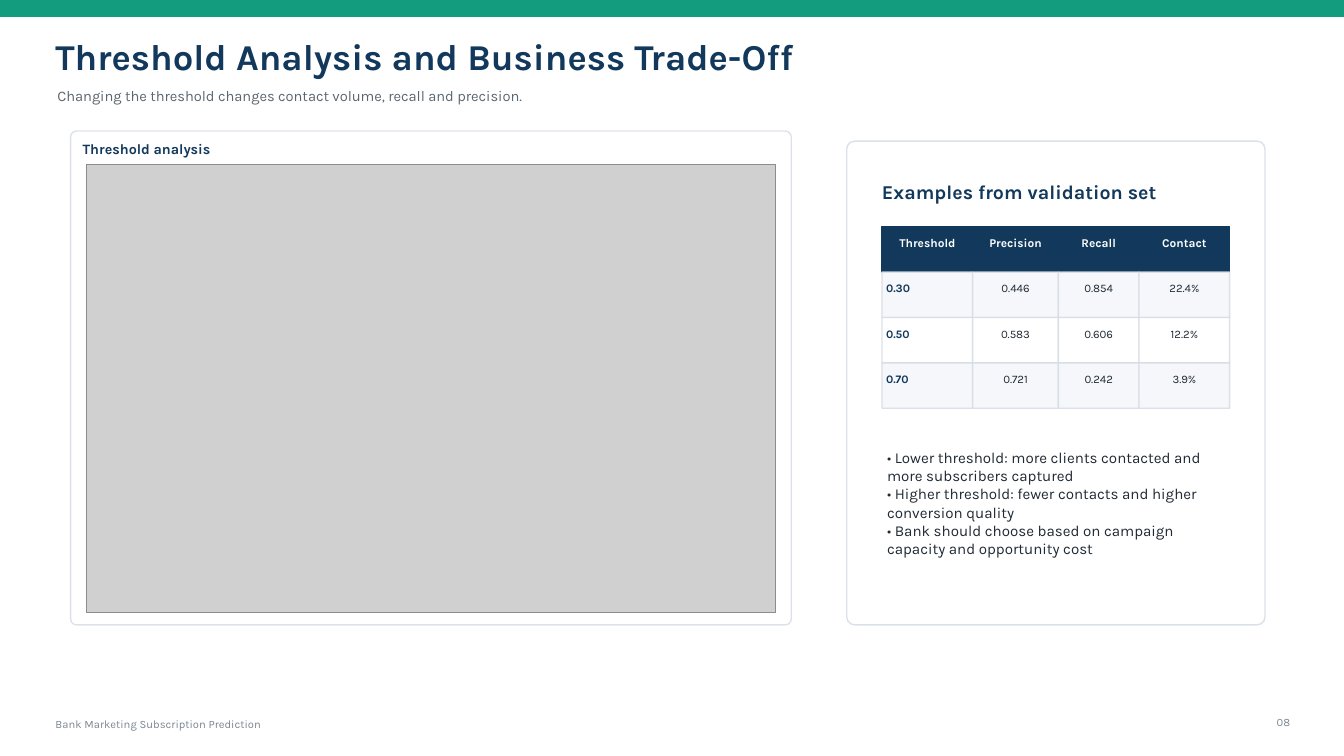
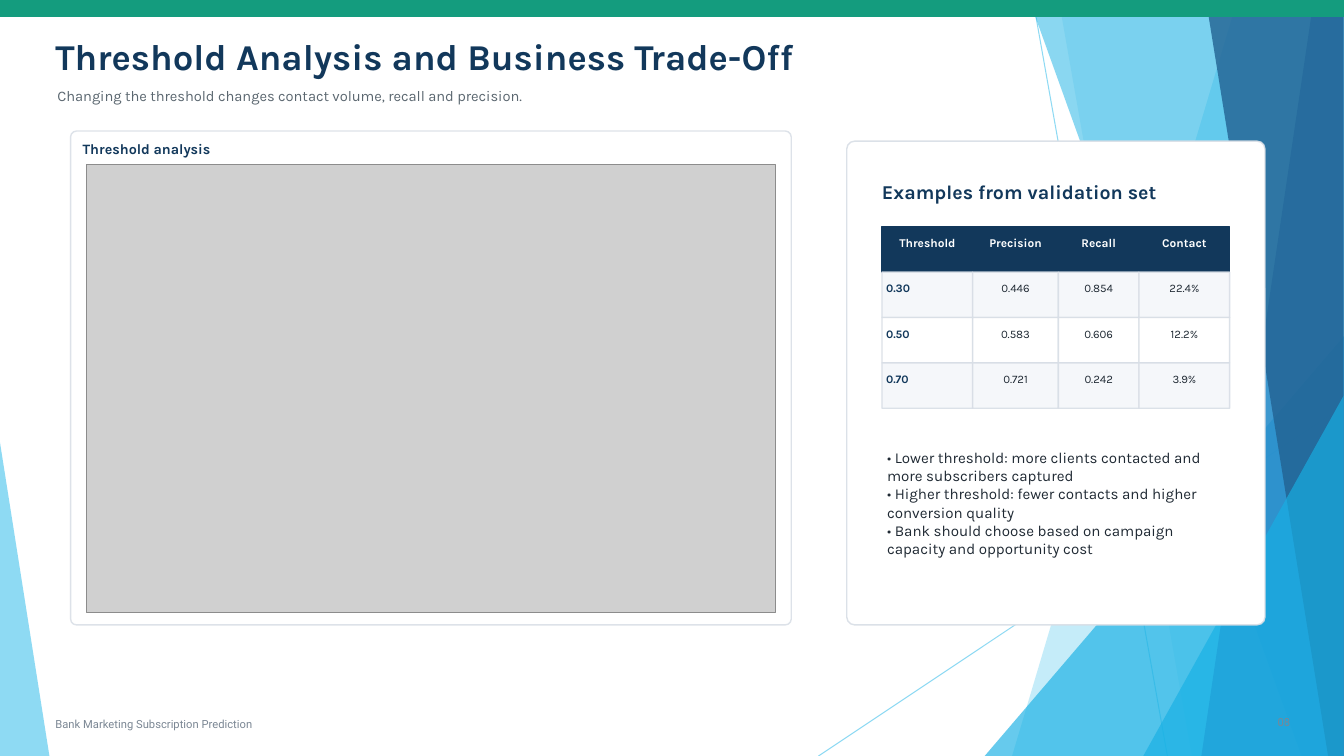
Before and after one commit to MarianoAkaMery/fintech-bank-marketing-ml, a slide deck: slide 8 of Bank_Marketing_Subscription_Prediction.pptx. Drawn at 1344x756 pixels with LibreOffice and Linux fonts; fonts in the diff are those of the drawing; grey boxes stand for pictures. Boxes give left, top, right and bottom in pixels: in the first picture for what was removed or moved away, otherwise in the second. Text is boxed around its words. In the diff, an @@ line names an element or a change of style, - is before the commit and + after.

```diff
--- a/Bank_Marketing_Subscription_Prediction.pptx
+++ b/Bank_Marketing_Subscription_Prediction.pptx
@@ group added at [0,0,1344,756]: 5 freeform shapes, 3 triangles, 2 lines @@
@@ text "Bank Marketing Subscription Prediction" at [55,720,253,730]: font Karla to Roboto @@
@@ text removed at [1277,719,1291,726] @@
-08
```
Also in this commit, not shown: 9 other slides changed.
